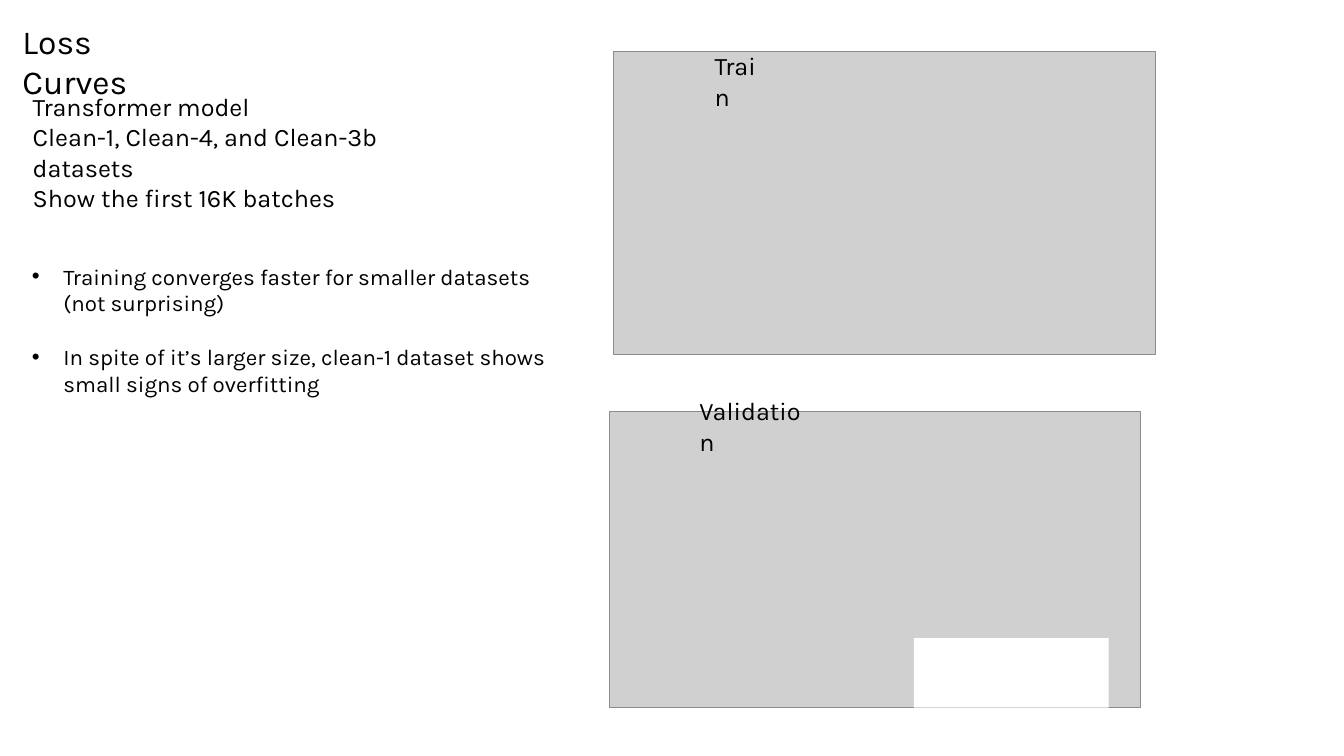
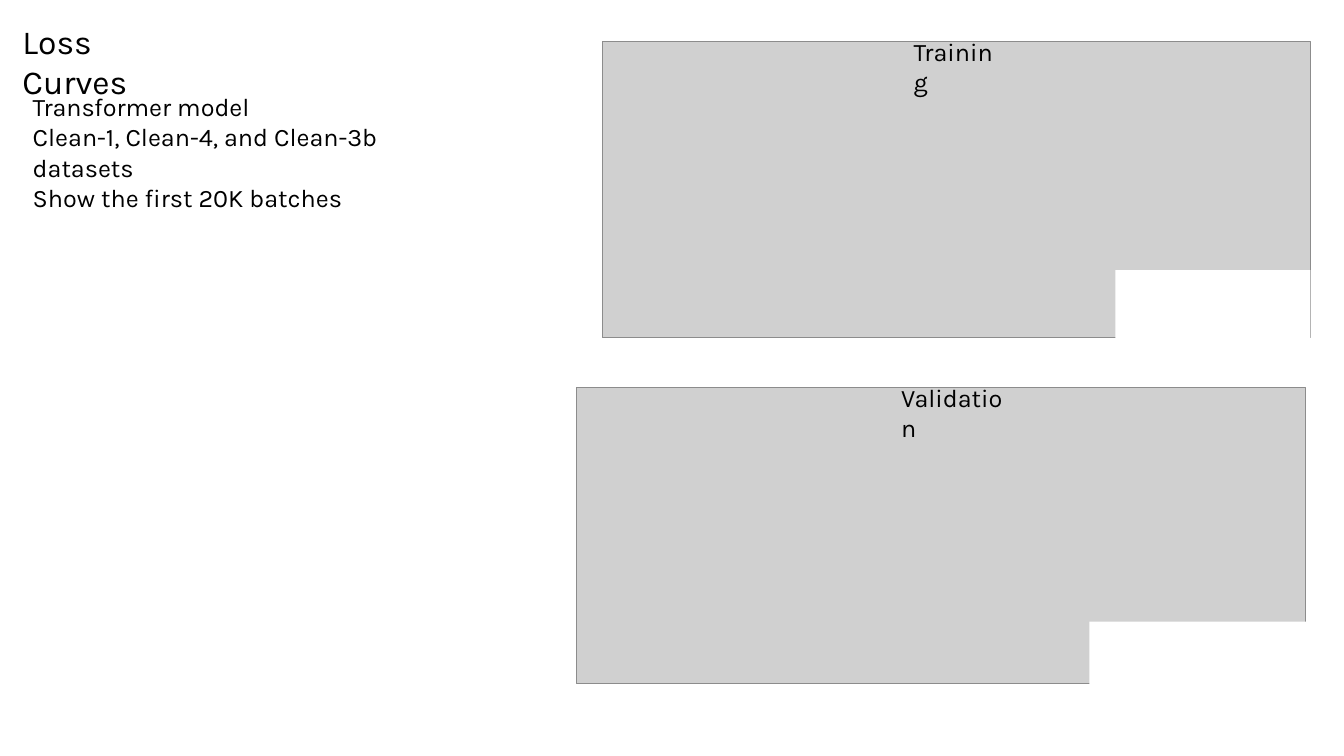
Before and after one commit to planaria158/BERT-antibody-antigen-binding-energy, a slide deck: slide 15 of Homework-aAlphaBio.pptx (slide 14 before the commit). Drawn at 1344x756 pixels with LibreOffice and Linux fonts; fonts in the diff are those of the drawing; grey boxes stand for pictures. Boxes give left, top, right and bottom in pixels: in the first picture for what was removed or moved away, otherwise in the second. Text is boxed around its words. In the diff, an @@ line names an element or a change of style, - is before the commit and + after.

```diff
--- a/Homework-aAlphaBio.pptx
+++ b/Homework-aAlphaBio.pptx
@@ picture: place and size @@
-picture at bbox=[614, 51, 1156, 354]
+picture at bbox=[602, 41, 1311, 338]
@@ text removed at bbox=[705, 45, 777, 86] @@
-Train
@@ text added at bbox=[904, 31, 1009, 72], 18 pt, text #000000 @@
+Training
@@ text at bbox=[33, 189, 342, 208]: text changed @@
-Show the first 16K batches
+Show the first 20K batches
@@ text removed at bbox=[63, 269, 545, 398] @@
-• Training converges faster for smaller datasets (not surprising)
-• In spite of it’s larger size, clean-1 dataset shows small signs of overfitting
@@ rectangle added at bbox=[1116, 270, 1311, 340], fill #FFFFFF @@
@@ picture: place and size @@
-picture at bbox=[610, 411, 1140, 708]
+picture at bbox=[577, 387, 1307, 684]
@@ text "Validation": place and size @@
-text "Validation" at bbox=[690, 391, 820, 432]
+text "Validation" at bbox=[891, 377, 1021, 417]
@@ rectangle: place and size @@
-rectangle at bbox=[914, 638, 1109, 708]
+rectangle at bbox=[1090, 622, 1311, 692]
```
Also in this commit, not shown: 10 other slides changed, 6 slides added.
